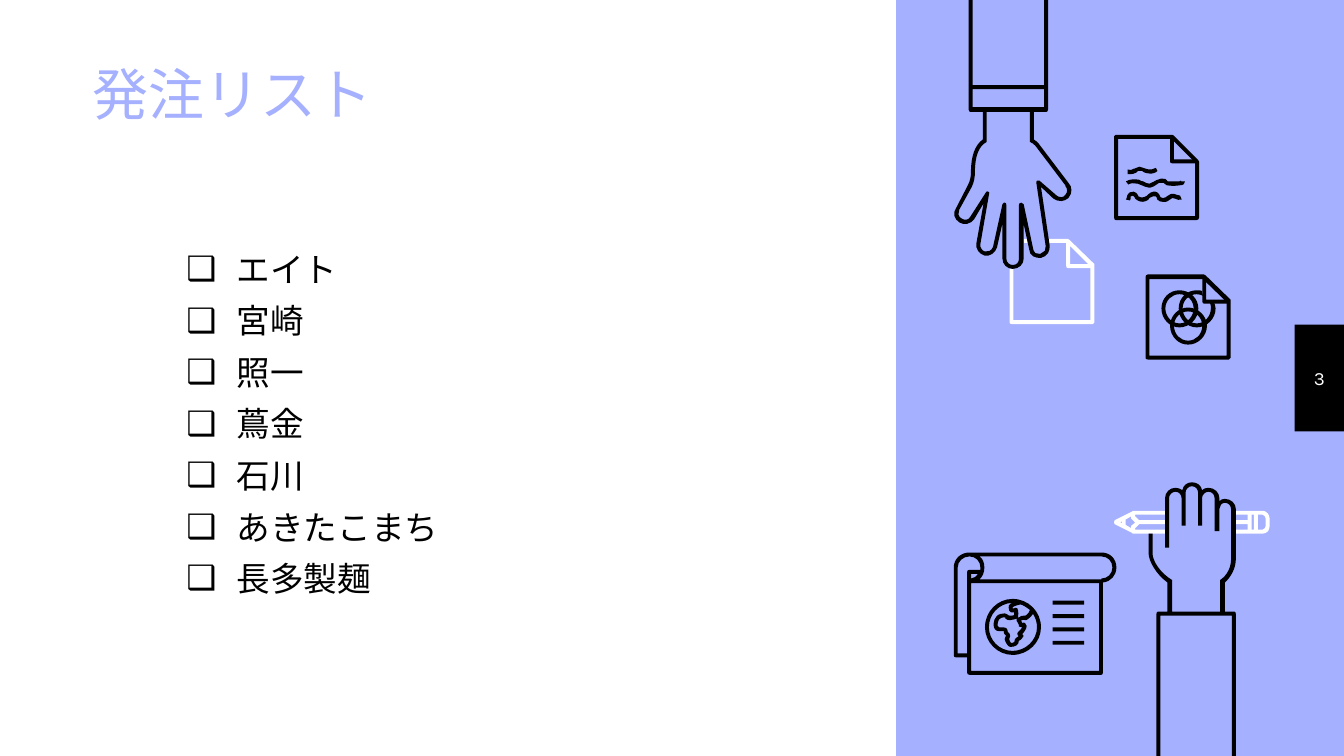
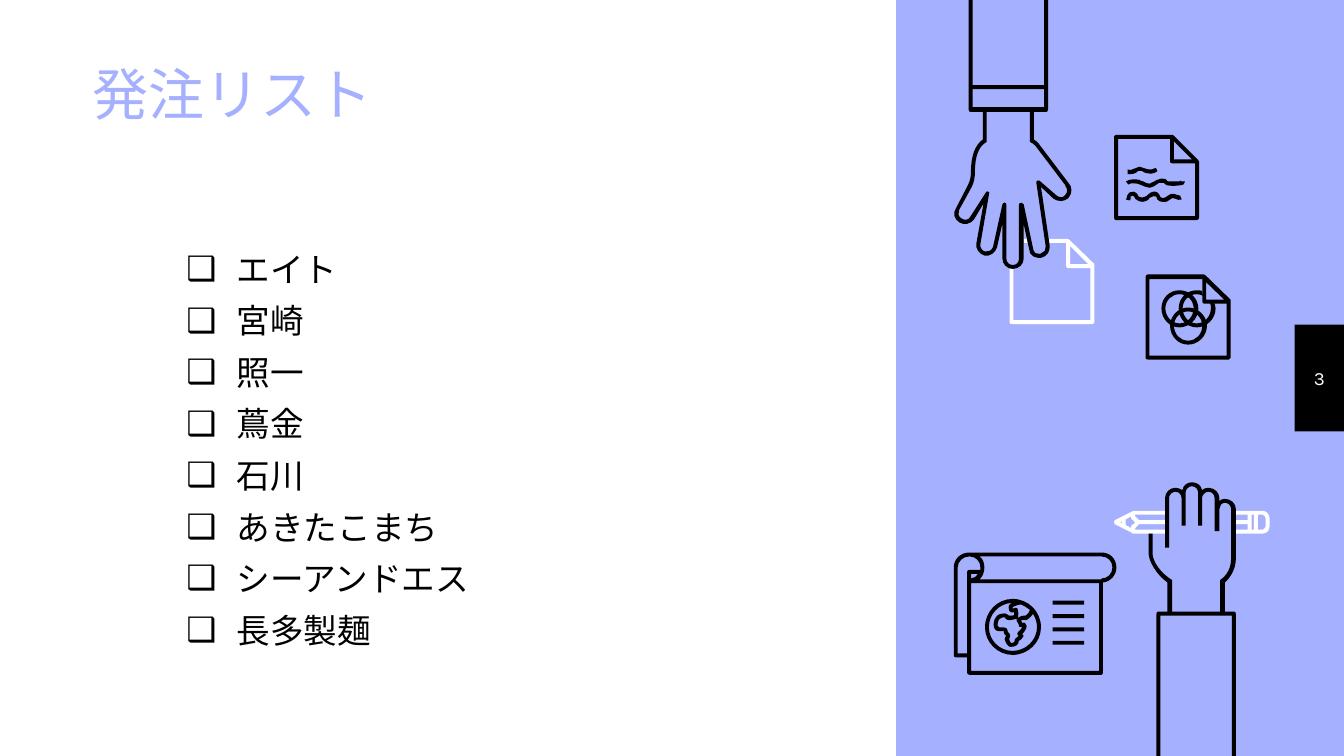
Before and after one commit to trungdung70199/Shifuto, a slide deck: slide 3 of Order.pptx. Drawn at 1344x756 pixels with LibreOffice and Linux fonts; fonts in the diff are those of the drawing. Boxes give left, top, right and bottom in pixels: in the first picture for what was removed or moved away, otherwise in the second. Text is boxed around its words. In the diff, an @@ line names an element or a change of style, - is before the commit and + after.

```diff
--- a/Order.pptx
+++ b/Order.pptx
@@ text at [237, 565, 470, 593]: paragraph added @@
+❑ シーアンドエス
```
Also in this commit, not shown: 12 other slides changed, 12 slides added.
